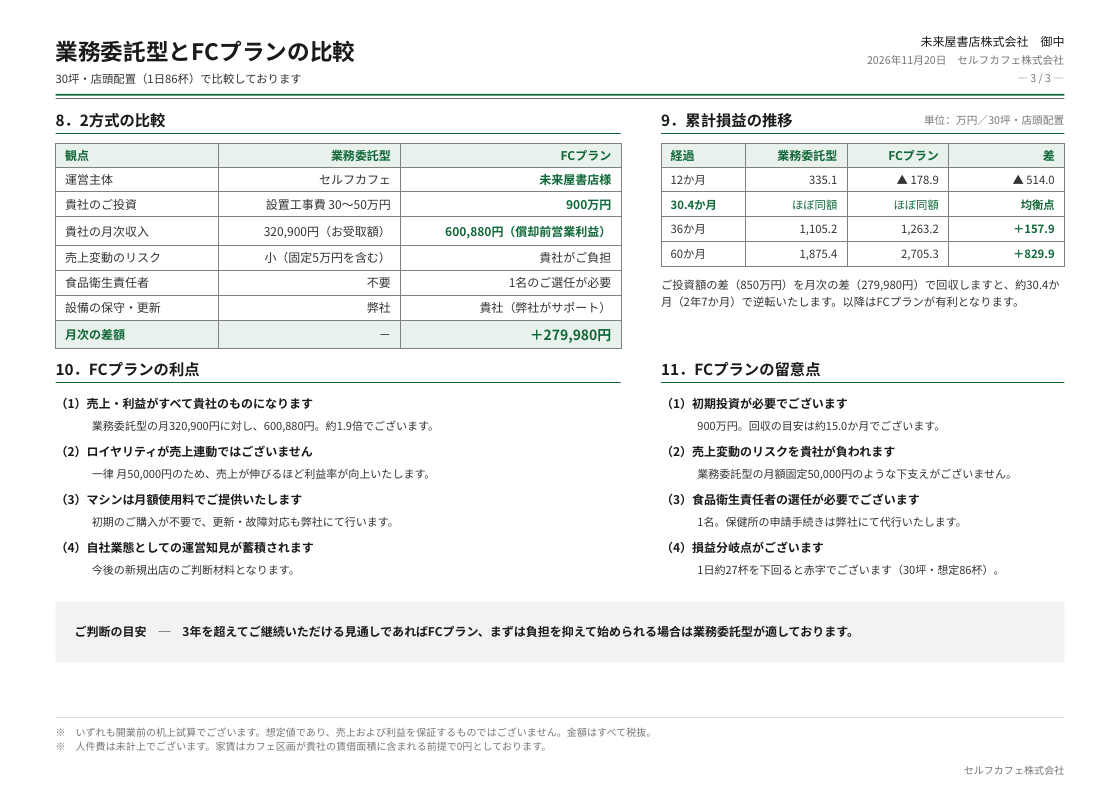
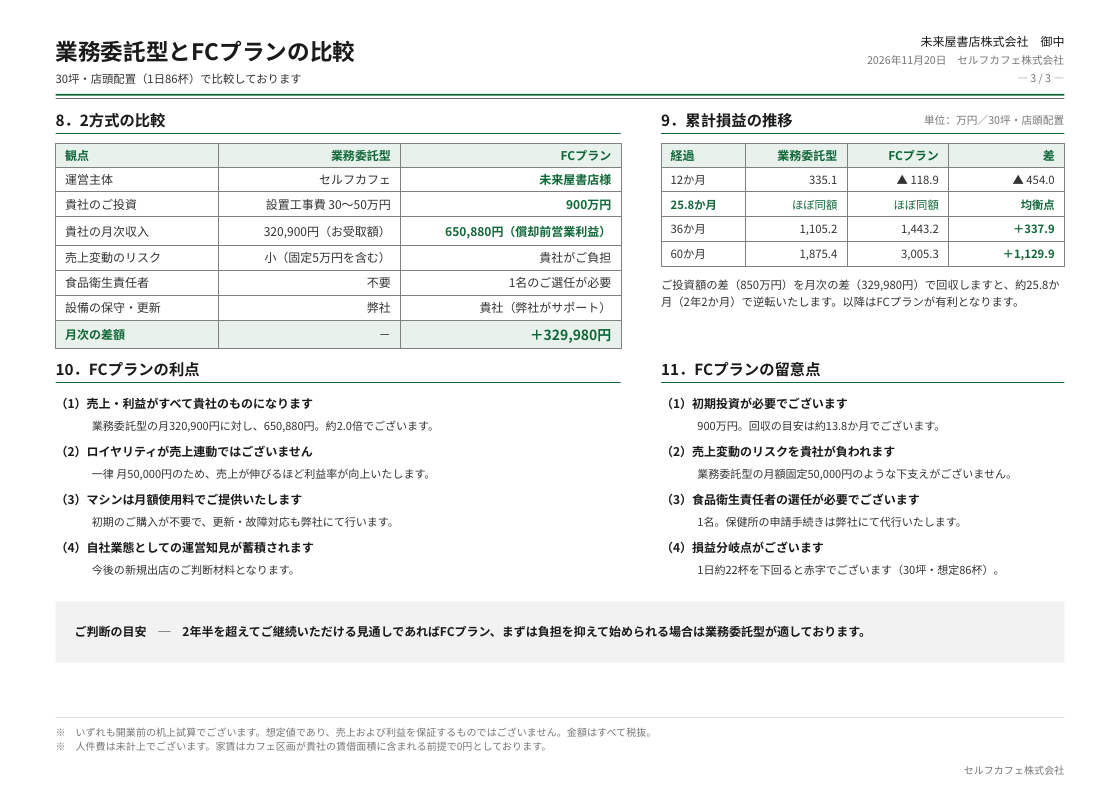
Before and after one commit to a5408071-cmd/suzuki-ceo, a slide deck: slide 3 of selfcafe-sendai-fc/sendai-fc.pptx. Drawn at 1120x792 pixels with LibreOffice and Linux fonts; fonts in the diff are those of the drawing. Boxes give left, top, right and bottom in pixels: in the first picture for what was removed or moved away, otherwise in the second. Text is boxed around its words. In the diff, an @@ line names an element or a change of style, - is before the commit and + after.

```diff
--- a/selfcafe-sendai-fc/sendai-fc.pptx
+++ b/selfcafe-sendai-fc/sendai-fc.pptx
@@ table at (56, 144, 621, 347) @@
-row 4, column 3: 600,880円（償却前営業利益）
+row 4, column 3: 650,880円（償却前営業利益）
-row 8, column 3: ＋279,980円
+row 8, column 3: ＋329,980円
@@ table at (661, 144, 1064, 264) @@
-row 2, column 3: ▲ 178.9
+row 2, column 3: ▲ 118.9
-row 2, column 4: ▲ 514.0
+row 2, column 4: ▲ 454.0
-row 3, column 1: 30.4か月
+row 3, column 1: 25.8か月
-row 4, column 3: 1,263.2
+row 4, column 3: 1,443.2
-row 4, column 4: ＋157.9
+row 4, column 4: ＋337.9
-row 5, column 3: 2,705.3
+row 5, column 3: 3,005.3
-row 5, column 4: ＋829.9
+row 5, column 4: ＋1,129.9
@@ text at (661, 279, 1060, 307): text changed @@
-ご投資額の差（850万円）を月次の差（279,980円）で回収しますと、約30.4か月（2年7か月）で逆転いたします。以降はFCプランが有利となります。
+ご投資額の差（850万円）を月次の差（329,980円）で回収しますと、約25.8か月（2年2か月）で逆転いたします。以降はFCプランが有利となります。
@@ text at (92, 420, 439, 432): text changed @@
-業務委託型の月320,900円に対し、600,880円。約1.9倍でございます。
+業務委託型の月320,900円に対し、650,880円。約2.0倍でございます。
@@ text at (697, 420, 945, 431): text changed @@
-900万円。回収の目安は約15.0か月でございます。
+900万円。回収の目安は約13.8か月でございます。
@@ text at (697, 564, 1004, 575): text changed @@
-1日約27杯を下回ると赤字でございます（30坪・想定86杯）。
+1日約22杯を下回ると赤字でございます（30坪・想定86杯）。
@@ text at (75, 625, 871, 637): text changed @@
-ご判断の目安 ─ 3年を超えてご継続いただける見通しであればFCプラン、まずは負担を抑えて始められる場合は業務委託型が適しております。
+ご判断の目安 ─ 2年半を超えてご継続いただける見通しであればFCプラン、まずは負担を抑えて始められる場合は業務委託型が適しております。
```
Also in this commit, not shown: 2 other slides changed, 4 other files.
